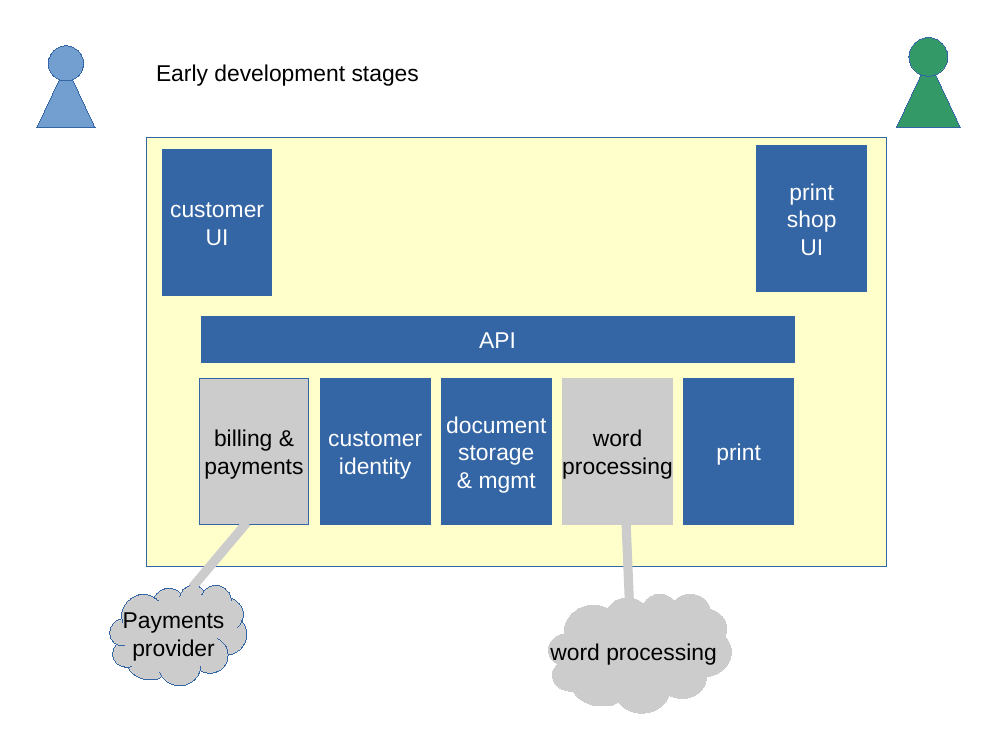
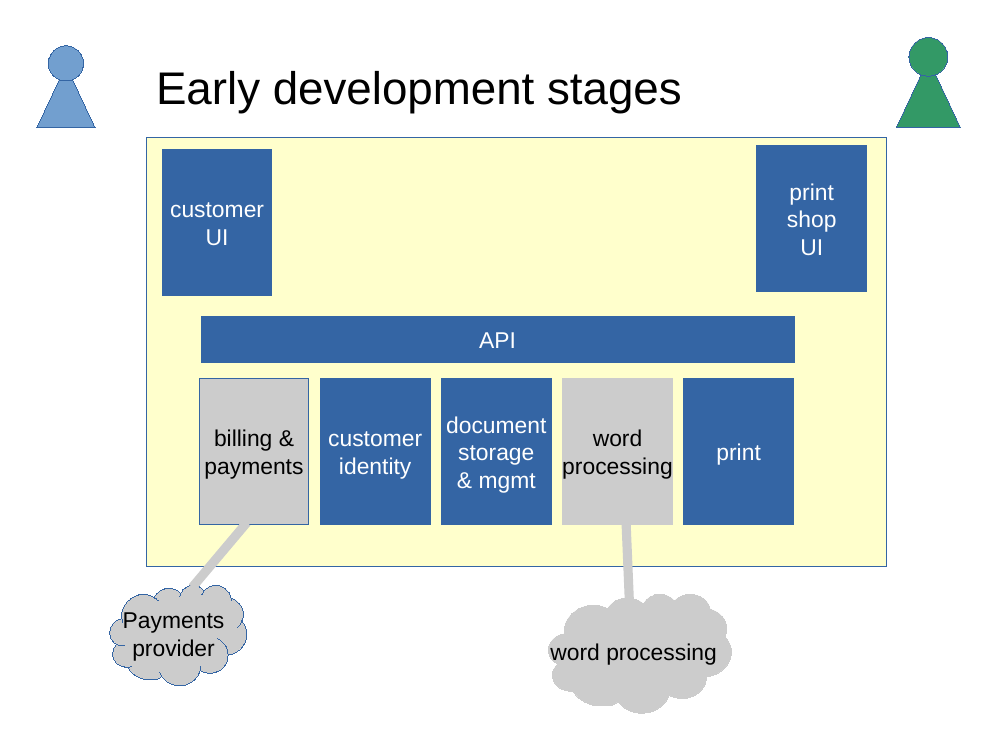
Before and after one commit to p14n/archadr, a slide deck: slide 5 of doc/architecture/presentation/for-management.odp (slide 6 before the commit). Drawn at 1008x756 pixels with LibreOffice and Linux fonts; fonts in the diff are those of the drawing. Boxes give left, top, right and bottom in pixels: in the first picture for what was removed or moved away, otherwise in the second. Text is boxed around its words. In the diff, an @@ line names an element or a change of style, - is before the commit and + after.

Commit message:
Update management presentation
* removed a slide
* larger fonts

```diff
--- a/doc/architecture/presentation/for-management.odp
+++ b/doc/architecture/presentation/for-management.odp
@@ text "Early development stages" at <box>156,71,682,113</box>: size 18 to 36 pt @@
```
Also in this commit, not shown: 1 other slide changed, 1 slide removed.
